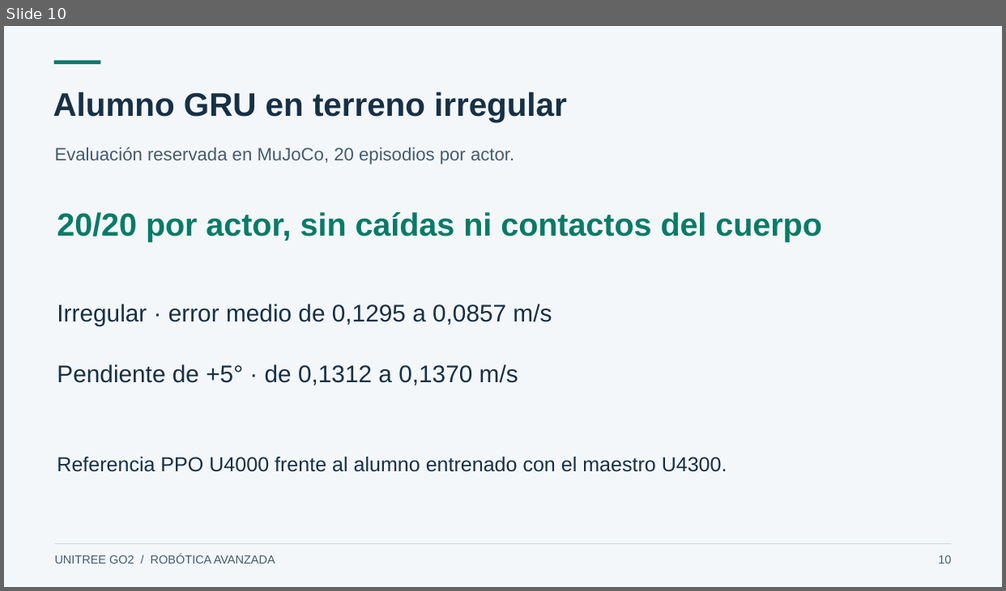
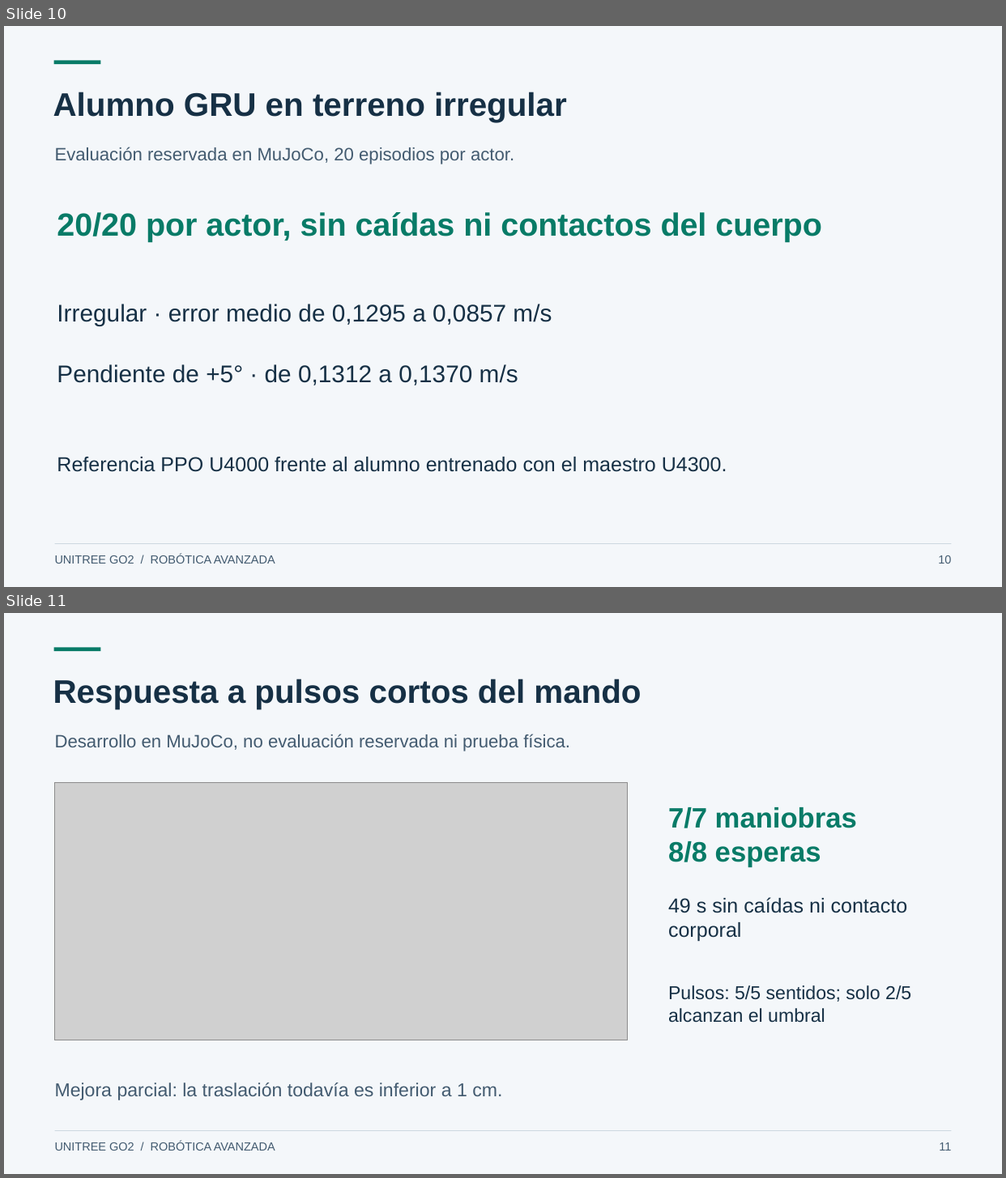
Before and after one commit to daca2022/go2-rl-deploy, a slide deck: docs/academico/Presentacion-Go2.pptx. Shown one above the other, each under a label of ours: slide 10 before the commit, slides 10 and 11 after it. The pictures are 1006x591 and 1006x1178 pixels, drawn with LibreOffice and Linux fonts; fonts in the diff are those of the drawing; grey boxes stand for pictures. Boxes give left, top, right and bottom in pixels: in the first picture for what was removed or moved away, otherwise in the second. Text is boxed around its words. In the diff, an @@ line names an element or a change of style, - is before the commit and + after.

```diff
--- a/docs/academico/Presentacion-Go2.pptx
+++ b/docs/academico/Presentacion-Go2.pptx
@@ slide 11 added at (4, 613, 1002, 1174), background #F4F7FA @@
@@ rectangle added at (54, 648, 100, 651), fill #087B67 @@
@@ text added at (53, 679, 641, 709), 31.5 pt, text #163045, bold @@
+Respuesta a pulsos cortos del mando
@@ text added at (55, 734, 570, 752), 17.2 pt, text #435B70 @@
+Desarrollo en MuJoCo, no evaluación reservada ni prueba física.
@@ picture added at (55, 782, 629, 1041) @@
@@ text added at (668, 807, 857, 867), 27 pt, text #087B67, bold @@
+7/7 maniobras
+8/8 esperas
@@ text added at (668, 897, 908, 942), 19.5 pt, text #163045 @@
+49 s sin caídas ni contacto corporal
@@ text added at (668, 986, 911, 1023), 18 pt, text #163045 @@
+Pulsos: 5/5 sentidos; solo 2/5 alcanzan el umbral
@@ text added at (55, 1083, 502, 1101), 18 pt, text #435B70 @@
+Mejora parcial: la traslación todavía es inferior a 1 cm.
@@ rectangle added at (55, 1131, 952, 1131), fill #CCD8E0 @@
@@ text added at (55, 1141, 275, 1151), 11.2 pt, text #435B70 @@
+UNITREE GO2 / ROBÓTICA AVANZADA
@@ text added at (939, 1143, 951, 1151), 11.2 pt, text #435B70 @@
+11
```
Also in this commit, not shown: 1 slide changed, 13 other files.
